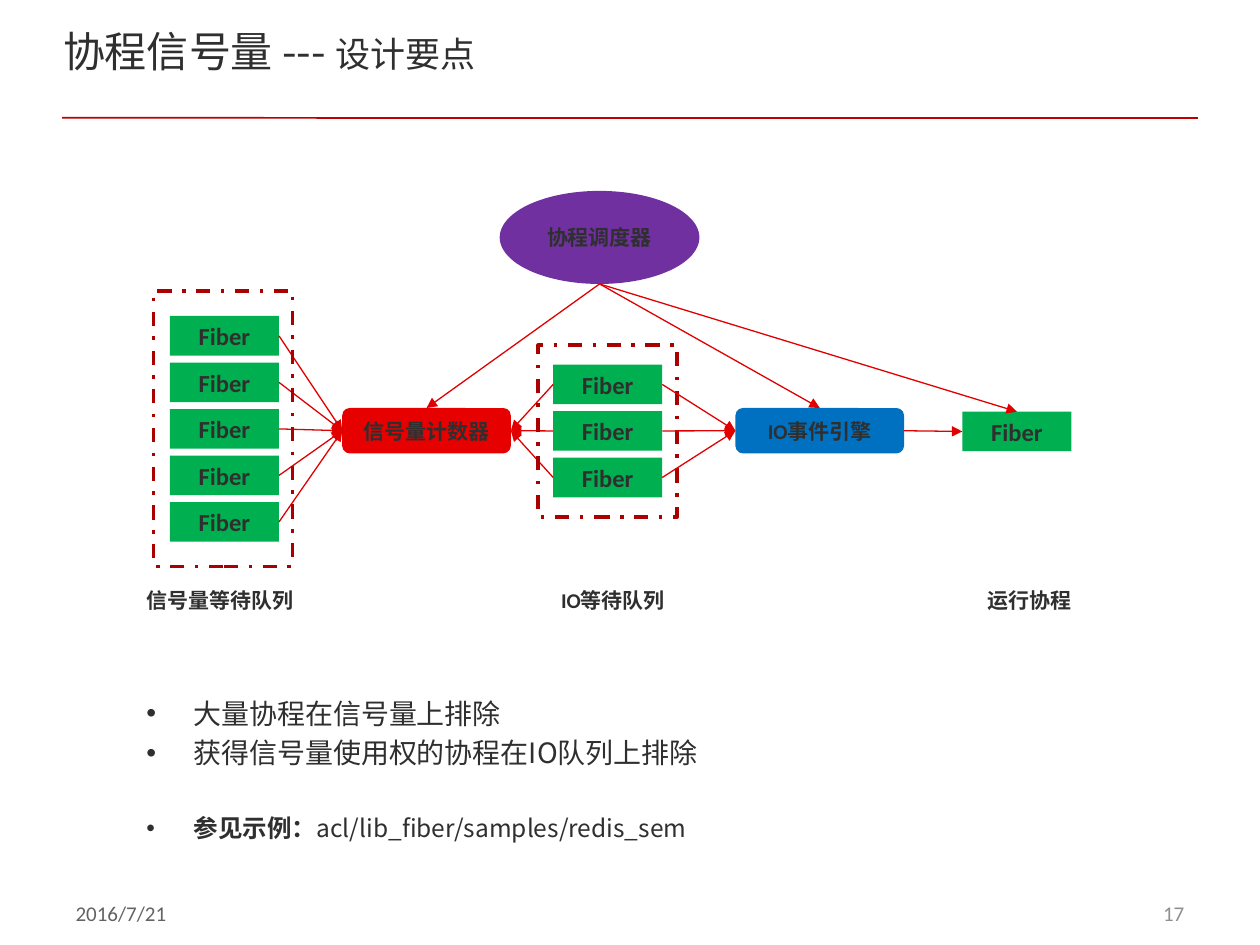
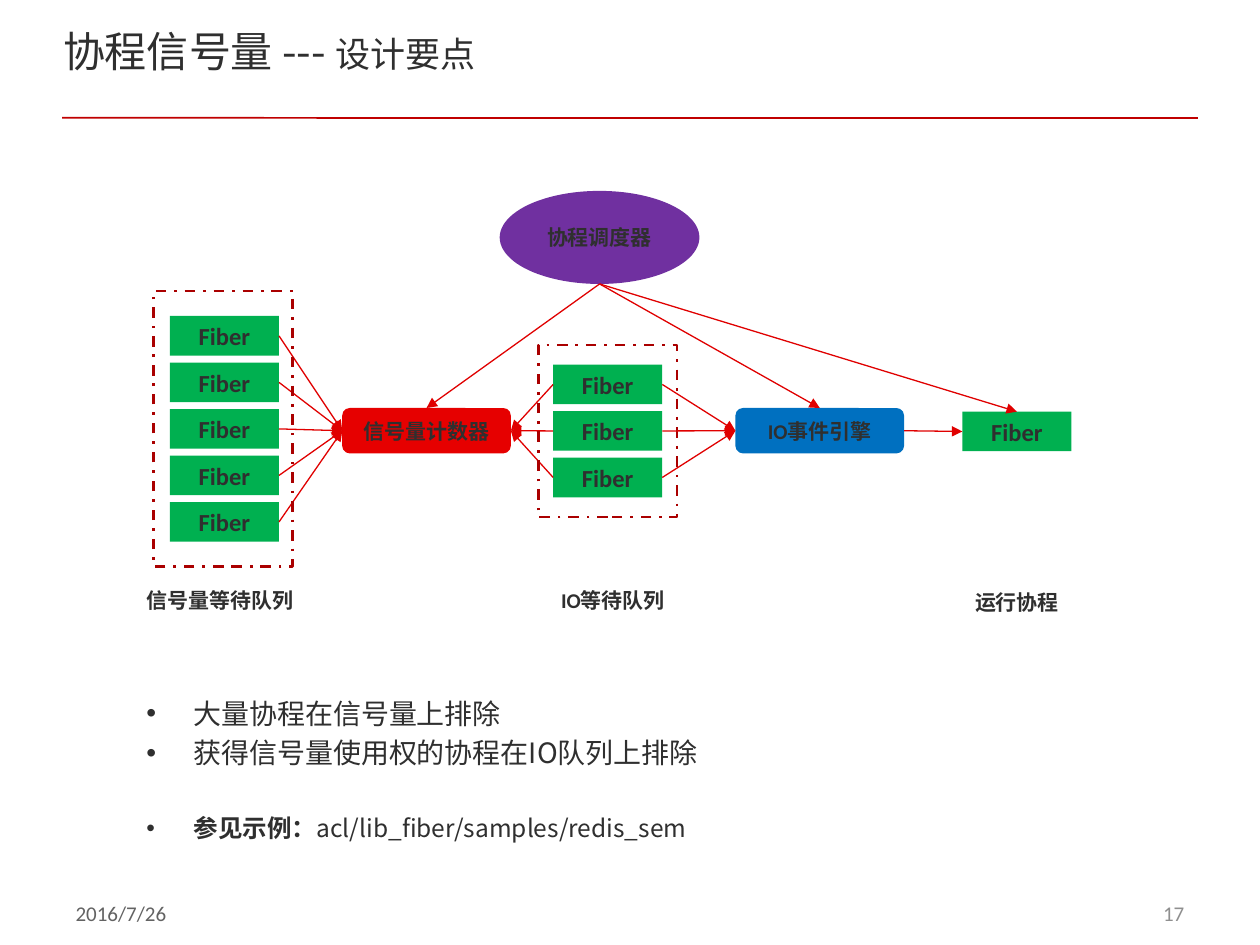
Before and after one commit to ddxflqm/acl, a slide deck: slide 17 of doc/acl_fiber.pptx. Drawn at 1260x945 pixels with LibreOffice and Linux fonts; fonts in the diff are those of the drawing; background and template pictures are left out. Boxes give left, top, right and bottom in pixels: in the first picture for what was removed or moved away, otherwise in the second. Text is boxed around its words. In the diff, an @@ line names an element or a change of style, - is before the commit and + after.

```diff
--- a/doc/acl_fiber.pptx
+++ b/doc/acl_fiber.pptx
@@ rectangle at <box>154,291,292,567</box>: outline #AA0000 2 pt dashed to #AA0000 1.5 pt dashed @@
@@ rectangle at <box>538,345,677,518</box>: outline #AA0000 2 pt dashed to #AA0000 1.5 pt dashed @@
@@ text "运行协程": place and size @@
-text "运行协程" at <box>988,590,1072,610</box>
+text "运行协程" at <box>975,592,1059,612</box>
@@ text at <box>76,906,167,922</box>: text changed @@
-2016/7/21
+2016/7/26
```
Also in this commit, not shown: 27 other slides changed, 2 slides added, 1 slide removed.
